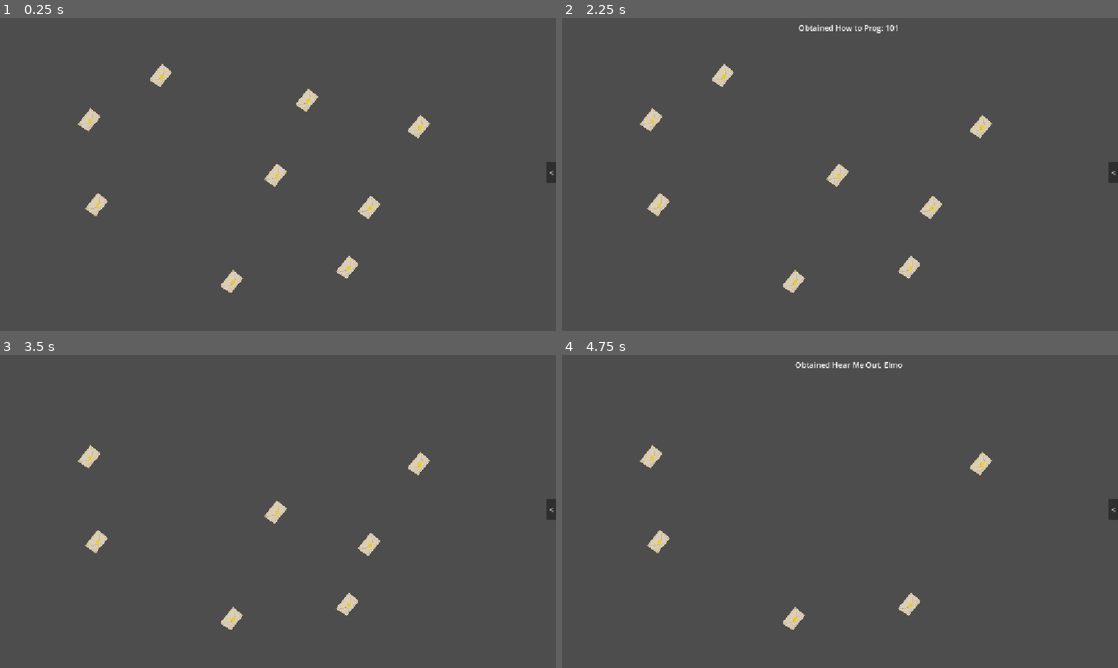
Above: before the commit, frames 1-4 (two rows, left to right).
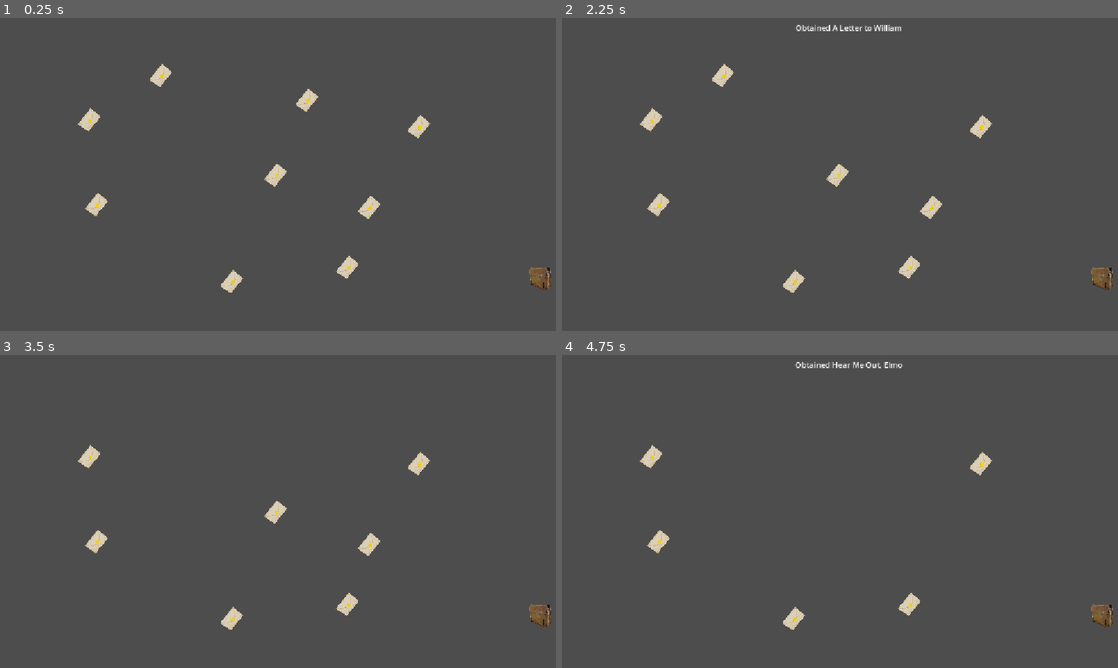
Above: after the commit, the same moments.

Repository: jegeiii/kafcult-co.-s-GIMJAM
Game: Godot game, scene res://scenes/inventory_test.tscn
Same seed, same stepped clock (60 frames per second), same inputs: the game is played once before the commit and once after it. This scene is started directly instead of the project's main scene.
Inputs (mouse positions are in pixels of both pictures, inside the frame that each line leads up to):
- Up to frame 1 (0.25 s): no input
- Up to frame 2 (2.25 s): click "<" at 0.5 s; click ">" at 1.25 s; click (867, 102) at 2.02 s
- Up to frame 3 (3.5 s): click (161, 414) at 2.75 s
- Up to frame 4 (4.75 s): click (928, 545) at 3.5 s; click (840, 511) at 4.25 s

The runs differ from the first frame. In frame 1, 0.3% of the frame differs, in the area x 95-100%, y 46-87%; in frame 2, 0.6%, in the area x 42-100%, y 2-87%; in frame 3, 0.3%; in frame 4, 0.3%.

Commit message:
refactor: changed the inv a bit

Diff:
--- a/item.json
+++ b/item.json
@@ -3,7 +3,6 @@
 		{
 			"name": "How to Prog: 101",
 			"count": 0,
-			"inspect_depth": 1,
 			"description": "As the title suggests.",
 			"texture_path": "res://graphics/a.png"
 		},
@@ -11,16 +10,14 @@
 		{
 			"name": "Hear Me Out, Elmo",
 			"count": 0,
-			"inspect_depth": 1,
 			"description": "I have nothing else to say.",
 			"texture_path": "res://graphics/b.png"
 		},
 	"letter_to_william":
 		{
-			"name": "Letter to William",
+			"name": "A Letter to William",
 			"count": 0,
-			"inspect_depth": 2,
-			"description": "A letter intended for William",
+			"description": "A letter intended for you.",
 			"texture_path": "res://graphics/letter_to_william.png"
 		},
 }
--- a/scenes/ACT1.tscn
+++ b/scenes/ACT1.tscn
@@ -2,49 +2,28 @@
 
 [ext_resource type="PackedScene" uid="uid://cctqacfflrntm" path="res://scenes/fade_black.tscn" id="1_ac27t"]
 [ext_resource type="Script" uid="uid://dxfqjxdh1v6an" path="res://scripts/act_1.gd" id="1_vrawt"]
-[ext_resource type="AudioStream" uid="uid://dlpyn7wr33tju" path="res://audio/act1_placeholder.mp3" id="3_3hga0"]
-[ext_resource type="Script" uid="uid://cfle5fyc23mhf" path="res://scripts/act_1_audio.gd" id="4_dgj6o"]
-[ext_resource type="Texture2D" uid="uid://dko16tgyu12ji" path="res://graphics/letter_to_william.png" id="5_awjct"]
+[ext_resource type="AudioStream" uid="uid://b1lm4w6cwocxq" path="res://audio/act1_1.wav" id="2_awjct"]
+[ext_resource type="AudioStream" uid="uid://smg3k8ljhngq" path="res://audio/act1_2.wav" id="2_wybf4"]
 [ext_resource type="PackedScene" uid="uid://ci4sol1vea776" path="res://scenes/clickables.tscn" id="5_wybf4"]
-
-[sub_resource type="RectangleShape2D" id="RectangleShape2D_ykcb2"]
-size = Vector2(157.98724, 115.39972)
 
 [node name="Node2D" type="Node2D" unique_id=1426360670]
 script = ExtResource("1_vrawt")
+audio = Array[AudioStream]([ExtResource("2_awjct"), ExtResource("2_wybf4")])
 
 [node name="AudioStreamPlayer" type="AudioStreamPlayer" parent="." unique_id=824933361]
-stream = ExtResource("3_3hga0")
-script = ExtResource("4_dgj6o")
-
-[node name="Timer" type="Timer" parent="AudioStreamPlayer" unique_id=871860394]
+volume_db = 7.299
 
 [node name="letter_to_william" parent="." unique_id=316619854 instance=ExtResource("5_wybf4")]
-offset_right = 986.0
-offset_bottom = 530.0
-texture_normal = ExtResource("5_awjct")
+offset_left = 857.0
+offset_top = 323.0
+offset_right = 981.0
+offset_bottom = 440.0
 item_id = "letter_to_william"
 button_interaction = "inspect"
 
 [node name="fade_black" parent="." unique_id=1813767706 instance=ExtResource("1_ac27t")]
-visible = false
 offset_left = -76.0
 offset_top = -48.0
 offset_right = 1168.0
 offset_bottom = 654.0
 color = Color(0, 0, 0, 1)
-
-[node name="Area2D" type="Area2D" parent="." unique_id=1592648120]
-position = Vector2(824, 432)
-
-[node name="CollisionShape2D" type="CollisionShape2D" parent="Area2D" unique_id=1423111504]
-position = Vector2(-353.47095, -0.14776611)
-rotation = 2.2811453
-shape = SubResource("RectangleShape2D_ykcb2")
-
-[node name="Sprite2D" type="Sprite2D" parent="Area2D" unique_id=2140803765]
-position = Vector2(-354.00003, 5.0000153)
-scale = Vector2(0.17465281, 0.16840275)
-texture = ExtResource("5_awjct")
-
-[connection signal="timeout" from="AudioStreamPlayer/Timer" to="fade_black" method="fade_in" binds= [1.0]]
--- a/scenes/inventory_test.tscn
+++ b/scenes/inventory_test.tscn
@@ -4,12 +4,12 @@
 
 [node name="InventoryTest" type="Node2D" unique_id=2044100818]
 
-[node name="a" parent="." unique_id=473976335 instance=ExtResource("1_h73wm")]
+[node name="letter_to_william" parent="." unique_id=473976335 instance=ExtResource("1_h73wm")]
 offset_left = 584.0
 offset_top = 141.0
 offset_right = 688.0
 offset_bottom = 203.0
-usable = true
+item_id = "letter_to_william"
 
 [node name="b" parent="." unique_id=316619854 instance=ExtResource("1_h73wm")]
 offset_left = 281.0
--- a/scenes/inventory_ui.tscn
+++ b/scenes/inventory_ui.tscn
@@ -2,6 +2,8 @@
 
 [ext_resource type="PackedScene" uid="uid://cctqacfflrntm" path="res://scenes/fade_black.tscn" id="1_tahbm"]
 [ext_resource type="Script" uid="uid://bpwlrkh8pqrp2" path="res://scripts/inventory_manager.gd" id="1_ylkvr"]
+[ext_resource type="Texture2D" uid="uid://moqbstanexga" path="res://graphics/inventory_ui.png" id="2_iradw"]
+[ext_resource type="Script" uid="uid://cotejsnlwchi8" path="res://scripts/clickmask.gd" id="3_eifbp"]
 [ext_resource type="PackedScene" uid="uid://c1tdbiw7wt4m3" path="res://scenes/dimmer.tscn" id="3_mdwe3"]
 
 [node name="InventoryUI" type="Control" unique_id=231228800]
@@ -42,87 +44,34 @@
 offset_right = 1150.0
 offset_bottom = 510.0
 
-[node name="Button" type="Button" parent="." unique_id=1276870091]
+[node name="Button" type="TextureButton" parent="." unique_id=319967963]
 layout_mode = 0
-offset_left = 1132.0
-offset_top = 298.0
-offset_right = 1154.0
-offset_bottom = 342.0
+offset_left = 1079.0
+offset_top = 502.0
+offset_right = 1153.0
+offset_bottom = 578.0
+texture_normal = ExtResource("2_iradw")
+ignore_texture_size = true
+stretch_mode = 5
+script = ExtResource("3_eifbp")
+
+[node name="dimmer" parent="Button" unique_id=1440613432 instance=ExtResource("3_mdwe3")]
+
+[node name="Label" type="Label" parent="Button" unique_id=1557943295]
+visible = false
+layout_mode = 0
+offset_right = 40.0
+offset_bottom = 23.0
 text = "<"
 
-[node name="button_closed" type="Button" parent="." unique_id=633699166]
-visible = false
-layout_mode = 0
-offset_left = 1132.0
-offset_top = 298.0
-offset_right = 1154.0
-offset_bottom = 342.0
-text = "<"
+[node name="fade_black" type="CanvasLayer" parent="." unique_id=147500776]
+layer = 10
 
-[node name="button_opened" type="Button" parent="." unique_id=51878666]
-visible = false
-layout_mode = 0
-offset_left = 1067.0
-offset_top = 298.0
-offset_right = 1089.0
-offset_bottom = 342.0
-text = "<"
-
-[node name="fade_black" parent="." unique_id=1813767706 instance=ExtResource("1_tahbm")]
-layout_mode = 0
+[node name="a" parent="fade_black" unique_id=1813767706 instance=ExtResource("1_tahbm")]
 offset_left = 0.0
 offset_top = 0.0
 offset_right = 1244.0
 offset_bottom = 702.0
-
-[node name="item_closeup" type="TextureButton" parent="." unique_id=1663312931]
-visible = false
-layout_mode = 1
-anchors_preset = 8
-anchor_left = 0.5
-anchor_top = 0.5
-anchor_right = 0.5
-anchor_bottom = 0.5
-offset_left = 529.0
-offset_top = 216.0
-offset_right = 629.0
-offset_bottom = 316.0
-grow_horizontal = 2
-grow_vertical = 2
-ignore_texture_size = true
-stretch_mode = 5
-
-[node name="Label" type="Label" parent="item_closeup" unique_id=480561035]
-visible = false
-layout_mode = 0
-offset_left = -94.0
-offset_top = 62.0
-offset_right = 74.0
-offset_bottom = 160.0
-
-[node name="dimmer" parent="item_closeup" unique_id=1440613432 instance=ExtResource("3_mdwe3")]
-
-[node name="PanelContainer" type="PanelContainer" parent="item_closeup" unique_id=1272769160]
-self_modulate = Color(1, 1, 1, 0)
-layout_mode = 0
-offset_left = -154.0
-offset_top = 159.0
-offset_right = 245.0
-offset_bottom = 299.0
-
-[node name="RichTextLabel" type="RichTextLabel" parent="item_closeup/PanelContainer" unique_id=328659117]
-layout_mode = 2
-horizontal_alignment = 1
-vertical_alignment = 1
-
-[node name="use_button" type="Button" parent="item_closeup" unique_id=172195069]
-visible = false
-layout_mode = 0
-offset_left = 9.0
-offset_top = 311.0
-offset_right = 86.0
-offset_bottom = 342.0
-text = "Use Item"
 
 [node name="notification" type="PanelContainer" parent="." unique_id=930474287]
 self_modulate = Color(1, 1, 1, 0)
@@ -141,7 +90,58 @@
 [node name="Timer" type="Timer" parent="notification" unique_id=825099220]
 wait_time = 0.1
 
+[node name="item_inspect" type="CanvasLayer" parent="." unique_id=612618648]
+layer = 11
+
+[node name="item_closeup" type="TextureButton" parent="item_inspect" unique_id=1663312931]
+visible = false
+anchors_preset = 8
+anchor_left = 0.5
+anchor_top = 0.5
+anchor_right = 0.5
+anchor_bottom = 0.5
+offset_left = -133.0
+offset_top = -136.0
+offset_right = 128.0
+offset_bottom = 59.0
+grow_horizontal = 2
+grow_vertical = 2
+ignore_texture_size = true
+stretch_mode = 5
+
+[node name="Label" type="Label" parent="item_inspect/item_closeup" unique_id=480561035]
+visible = false
+layout_mode = 0
+offset_left = -94.0
+offset_top = 62.0
+offset_right = 74.0
+offset_bottom = 160.0
+
+[node name="dimmer" parent="item_inspect/item_closeup" unique_id=1021959902 instance=ExtResource("3_mdwe3")]
+
+[node name="PanelContainer" type="PanelContainer" parent="item_inspect/item_closeup" unique_id=1272769160]
+self_modulate = Color(1, 1, 1, 0)
+layout_mode = 0
+offset_left = -74.0
+offset_top = 254.0
+offset_right = 325.0
+offset_bottom = 394.0
+
+[node name="RichTextLabel" type="RichTextLabel" parent="item_inspect/item_closeup/PanelContainer" unique_id=328659117]
+layout_mode = 2
+horizontal_alignment = 1
+vertical_alignment = 1
+
+[node name="use_button" type="Button" parent="item_inspect/item_closeup" unique_id=172195069]
+visible = false
+layout_mode = 0
+offset_left = 355.0
+offset_top = 310.0
+offset_right = 432.0
+offset_bottom = 341.0
+text = "Use Item"
+
 [connection signal="pressed" from="Button" to="." method="expand_inventory"]
-[connection signal="gui_input" from="fade_black" to="." method="_on_fade_black_gui_input"]
-[connection signal="pressed" from="item_closeup" to="." method="_on_item_closeup_pressed"]
-[connection signal="pressed" from="item_closeup/use_button" to="." method="_on_use_button_pressed"]
+[connection signal="gui_input" from="fade_black/a" to="." method="_on_fade_black_gui_input"]
+[connection signal="pressed" from="item_inspect/item_closeup" to="." method="_on_item_closeup_pressed"]
+[connection signal="pressed" from="item_inspect/item_closeup/use_button" to="." method="_on_use_button_pressed"]
--- a/scripts/act_1.gd
+++ b/scripts/act_1.gd
@@ -1,14 +1,15 @@
 extends Node2D
 
-@export var audio: PackedScene
+@export var audio: Array[AudioStream] = []
 
 # Called when the node enters the scene tree for the first time.
 func _ready() -> void:
-	$AudioStreamPlayer.stream = audio["act1_1"]
-	$AudioStreamPlayer.play()
-	$AudioStreamPlayer.stream = audio["act1_2"]
+	$AudioStreamPlayer.stream = audio[0]
 	$AudioStreamPlayer.play()
 	await $AudioStreamPlayer.finished
+	$AudioStreamPlayer.stream = audio[1]
+	$AudioStreamPlayer.play()
+	await get_tree().create_timer(1.5).timeout
 	$fade_black.fade_in(1)
 
 # Called every frame. 'delta' is the elapsed time since the previous frame.
--- a/scripts/act_1_audio.gd
+++ /dev/null
@@ -1,5 +0,0 @@
-extends AudioStreamPlayer
-
-func _ready():
-	#$Timer.wait_time = self.stream.get_length()
-	$Timer.start()
--- /dev/null
+++ b/scripts/clickmask.gd
@@ -0,0 +1,11 @@
+extends TextureButton
+
+# Called when the node enters the scene tree for the first time.
+func _ready() -> void:
+	var bitmap := BitMap.new()
+	bitmap.create_from_image_alpha(texture_normal.get_image())
+	texture_click_mask = bitmap
+
+# Called every frame. 'delta' is the elapsed time since the previous frame.
+func _process(delta: float) -> void:
+	pass
--- a/scripts/inventory_manager.gd
+++ b/scripts/inventory_manager.gd
@@ -3,19 +3,20 @@
 #var inventory_slot: Dictionary
 var inventory: Dictionary
 var using_item: String
+var inspect_depth: int = 0;
 signal fade_black_pressed
 
 func toggle_inventory(state: bool):
 	self.visible = state
 
 func expand_inventory():
-	if $Button.text == "<":
-		$Button.text = ">"
-		$Button.set_position($button_opened.position)
+	if $Button/Label.text == "<":
+		$Button/Label.text = ">"
+		#$Button.set_position($button_opened.position)
 		$PanelContainer.set_position($inventory_opened.position)
-	elif $Button.text == ">":
-		$Button.text = "<"
-		$Button.set_position($button_closed.position)
+	elif $Button/Label.text == ">":
+		$Button/Label.text = "<"
+		#$Button.set_position($button_closed.position)
 		$PanelContainer.set_position($inventory_closed.position)
 
 func load_inventory(json_path: String) -> void:
@@ -61,13 +62,19 @@
 
 func InventoryInspect(item_id: String, usable: bool):
 	print("a")
-	$fade_black.transparent()
-	$fade_black.mouse_filter = Control.MOUSE_FILTER_STOP
-	$item_closeup/PanelContainer/RichTextLabel.text = inventory[item_id]["description"]
-	$item_closeup.visible = true
-	$item_closeup/use_button.visible = usable
-	$item_closeup.texture_normal = load(inventory[item_id]["texture_path"])
-	$item_closeup/Label.text = item_id
+	$fade_black/a.transparent()
+	$fade_black/a.mouse_filter = Control.MOUSE_FILTER_STOP
+	$item_inspect/item_closeup/PanelContainer/RichTextLabel.text = inventory[item_id]["description"]
+	$item_inspect/item_closeup.visible = true
+	$item_inspect/item_closeup/use_button.visible = usable
+	$item_inspect/item_closeup.texture_normal = load(inventory[item_id]["texture_path"])
+	$item_inspect/item_closeup/Label.text = item_id
+	update_item_closeup_clickmask()
+
+func update_item_closeup_clickmask():
+	var bitmap := BitMap.new()
+	bitmap.create_from_image_alpha($item_inspect/item_closeup.texture_normal.get_image())
+	$item_inspect/item_closeup.texture_click_mask = bitmap
 
 # Called when the node enters the scene tree for the first time.
 func _ready() -> void:
@@ -86,14 +93,21 @@
 		close_inspect()
 
 func _on_use_button_pressed() -> void:
-	use_item($item_closeup/Label.text)
+	use_item($item_inspect/item_closeup/Label.text)
 
 func close_inspect():
 	fade_black_pressed.emit()
-	$item_closeup.visible = false
-	$fade_black.fade_in(0.1)
-	$fade_black.mouse_filter = Control.MOUSE_FILTER_IGNORE
+	$item_inspect/item_closeup.visible = false
+	$fade_black/a.fade_in(0.1)
+	$fade_black/a.mouse_filter = Control.MOUSE_FILTER_IGNORE
 
 func _on_item_closeup_pressed() -> void:
-	pass
-	#if inventory[item_id]["inspect_depth"] > 0:
+	if $item_inspect/item_closeup/Label.text == "letter_to_william":
+		$item_inspect/item_closeup.texture_normal = load("res://graphics/letter_to_william_opened.png")
+		update_item_closeup_clickmask()
+		await get_tree().create_timer(0.5).timeout
+		$item_inspect/item_closeup.texture_normal = load("res://graphics/letter_to_william_paper.png")
+		update_item_closeup_clickmask()
+		$item_inspect/item_closeup/Label.text = "letter_to_william_paper"
+	elif $item_inspect/item_closeup/Label.text == "letter_to_william_paper":
+		close_inspect()
Binary file added: graphics/inventory_ui.png
Not shown, added: graphics/inventory_ui.png.import
Binary file added: graphics/letter_to_william_opened.png
Not shown, added: graphics/letter_to_william_opened.png.import
Binary file added: graphics/letter_to_william_paper.png
Not shown, added: graphics/letter_to_william_paper.png.import
Not shown, removed: scripts/act_1_audio.gd.uid
Not shown, added: scripts/clickmask.gd.uid
